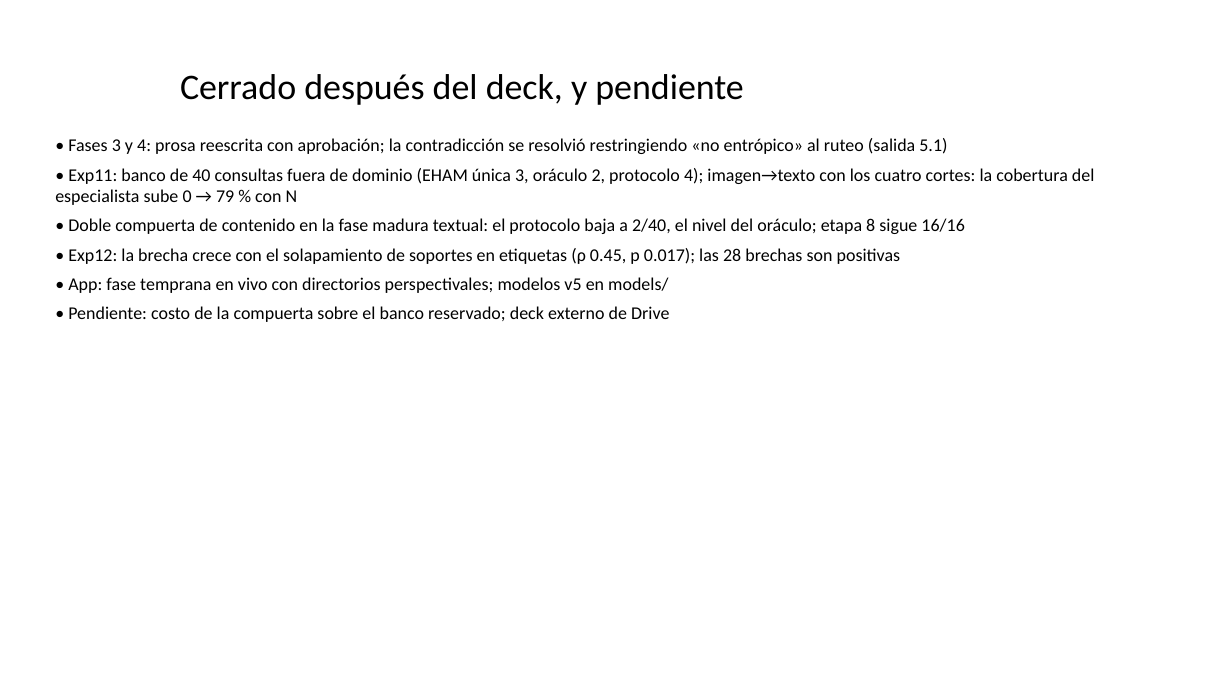
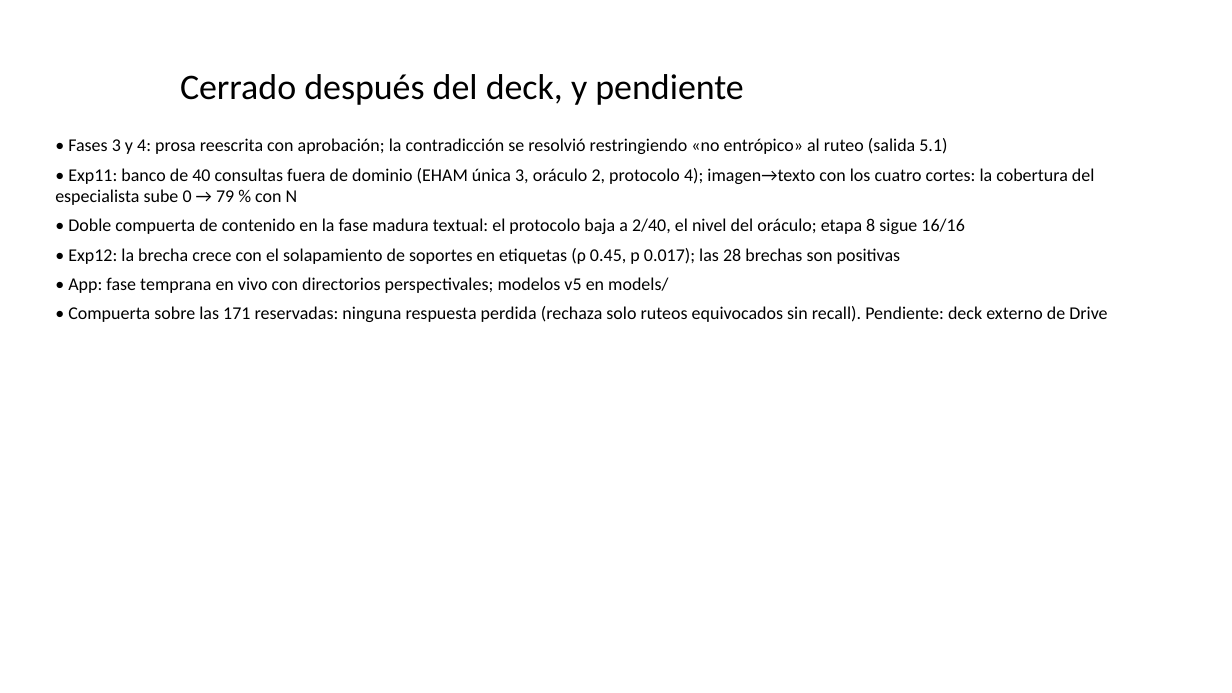
Before and after one commit to Gabiwi13/MAE-TMS, a slide deck: slide 12 of hallazgos_exp7_a_exp11.pptx. Drawn at 1232x693 pixels with LibreOffice and Linux fonts; fonts in the diff are those of the drawing. Boxes give left, top, right and bottom in pixels: in the first picture for what was removed or moved away, otherwise in the second. Text is boxed around its words. In the diff, an @@ line names an element or a change of style, - is before the commit and + after.

Commit message:
Prosa aprobada: la doble compuerta no quita ninguna respuesta sobre las 171 reservadas (veredicto, limitacion (a) del tex8, trabajo futuro sin ese item, CONTEXTO, INICIO y diapositiva final); seccion de costo computacional del tex8 con la segunda laptop (la GPU solo acelera el encoder; las etapas de memoria ganan por CPU); trampa de CUDA_VISIBLE_DEVICES en PowerShell

```diff
--- a/hallazgos_exp7_a_exp11.pptx
+++ b/hallazgos_exp7_a_exp11.pptx
@@ text at (68,306,1107,322): text changed @@
-• Pendiente: costo de la compuerta sobre el banco reservado; deck externo de Drive
+• Compuerta sobre las 171 reservadas: ninguna respuesta perdida (rechaza solo ruteos equivocados sin recall). Pendiente: deck externo de Drive
```
Also in this commit, not shown: 6 other files.
